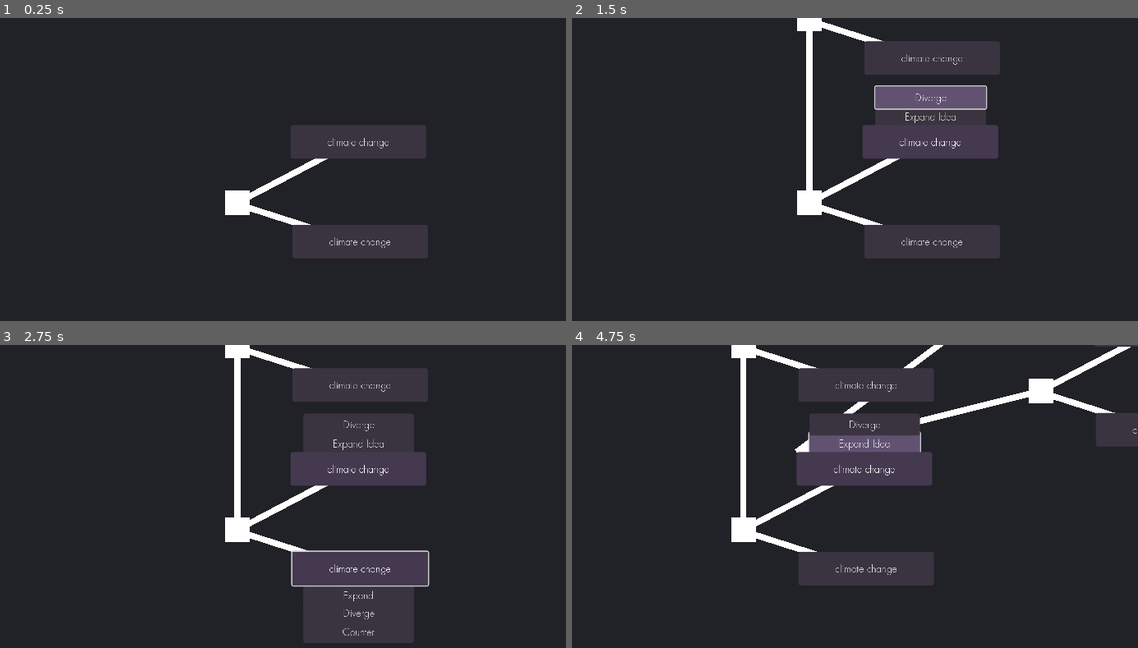
Above: before the commit, frames 1-4 (two rows, left to right).
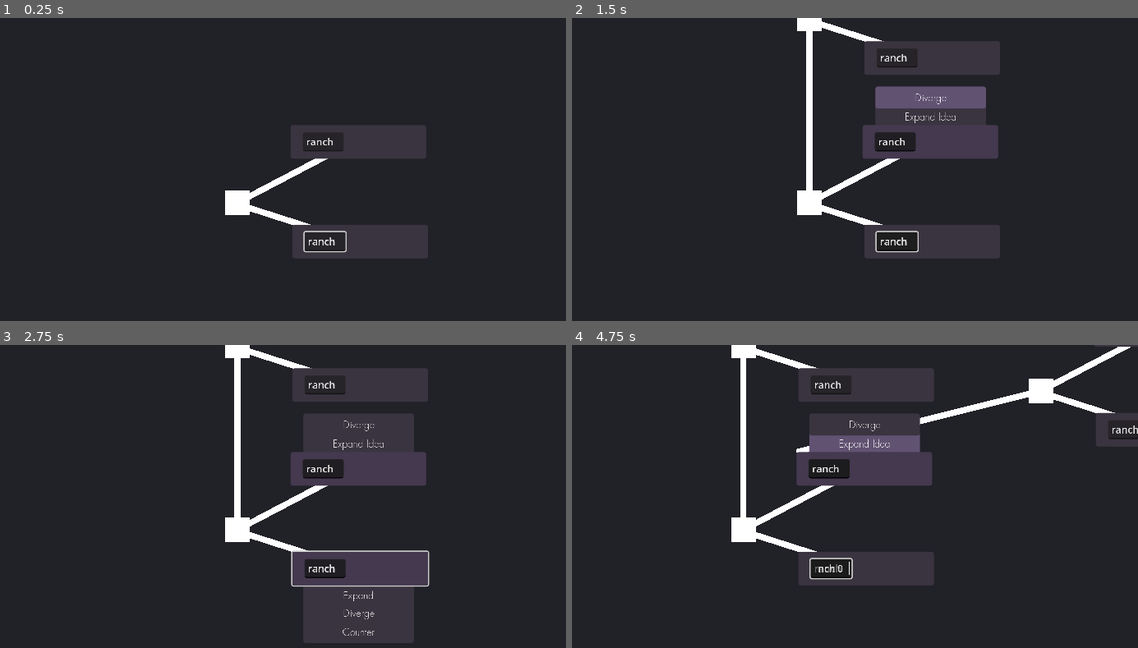
Above: after the commit, the same moments.

Repository: eqgy/understandingtree
Game: Godot game, scene res://understanding tree.tscn
Two runs of this game, one before a commit and one after it. Both use one fixed random seed, a clock stepped at 60 frames per second and the inputs below.
Inputs (mouse positions are in pixels of both pictures, inside the frame that each line leads up to):
- Up to frame 1 (0.25 s): no input
- Up to frame 2 (1.5 s): click (928, 142) at 0.5 s; click "Diverge" at 1.25 s
- Up to frame 3 (2.75 s): click (362, 569) at 2 s, where only the run before the commit has a clickable "climate change"
- Up to frame 4 (4.75 s): click (934, 569) at 2.77 s; click "Expand Idea" at 3.5 s; tap Enter at 4.25 s; hold D (right) from 4.28 s (still down)

The runs differ from the first frame. In frame 1, 0.4% of the frame differs, in the area x 53-69%, y 39-78%; in frame 2, 1.5%; in frame 3, 1.1%; in frame 4, 1.6%, in the area x 39-100%, y 0-78%.

Commit message:
text_input

Diff:
--- /dev/null
+++ b/application iterations/iteration 1/Text.gd
@@ -0,0 +1,19 @@
+extends LineEdit
+class_name Text  # Make it reusable
+
+var input_text: String = ""  # Stores the current text
+
+func _ready():
+	grab_focus()  # Auto-focus when created
+	call_deferred("set_caret_column", len(text))  # Ensure caret starts at the end
+	text_changed.connect(_on_text_changed)
+	set_blinking(true)  # Enable blinking cursor
+
+func _on_text_changed(new_text: String):
+	input_text = new_text  # Store the text
+	print("Current input: ", input_text)  # Debugging
+
+# Function to enable cursor blinking
+func set_blinking(enabled: bool):
+	caret_blink = enabled  # Enable or disable blinking
+	caret_blink_interval = 0.5  # Adjust blink speed (default: 0.5 seconds)
--- a/application iterations/iteration 1/a node.tscn
+++ b/application iterations/iteration 1/a node.tscn
@@ -30,7 +30,6 @@
 size_flags_vertical = 4
 theme = ExtResource("1_ssop8")
 toggle_mode = true
-text = "climate change"
 script = ExtResource("2_g56ri")
 
 [node name="Line2D" type="Line2D" parent="title"]
@@ -113,7 +112,6 @@
 size_flags_vertical = 4
 theme = ExtResource("1_ssop8")
 toggle_mode = true
-text = "climate change"
 script = ExtResource("2_g56ri")
 
 [node name="Line2D" type="Line2D" parent="title2"]
--- a/application iterations/iteration 1/a_node.gd
+++ b/application iterations/iteration 1/a_node.gd
@@ -1,4 +1,5 @@
 extends Node2D
+
 var children = 0
 var problems = 0
 var solutions = 0
@@ -11,9 +12,10 @@
 
 @onready var parent
 signal problem_or_solution
-# Called when the node enters the scene tree for the first time.
+
 func _ready():
 	connect("problem_or_solution", _on_expand_pressed2)
+	add_custom_line_edit_to_child(2)  # <-- Highlighted change
 
 func add_line():
 	if parent == null:
@@ -28,32 +30,30 @@
 		if has_line == false:
 			if parent is Node2D && "too" in parent:
 				var line = Line2D.new()
-				line.add_point(Vector2(0,0)) #add a point at its initital position
-				#line.add_point(-position)
+				line.add_point(Vector2(0, 0)) # Add a point at its initial position
 				var new_x = position.x
 				var new_y = position.y - 10
-				var new_pos = Vector2(new_x,new_y)
+				var new_pos = Vector2(new_x, new_y)
 				line.add_point(-position)
-				line.z_index=-1
+				line.z_index = -1
 				add_child(line)
 			has_line = true
 
-
-# Called every frame. 'delta' is the elapsed time since the previous frame.
 func _process(delta):
-	if stop <=30:
+	if stop <= 30:
 		add_line()
-	pass
 
 func _on_addbranch_pressed():
 	var child = load("res://a node.tscn").instantiate()
-	var position_offset = Vector2(400*children, 20*children)
+	var position_offset = Vector2(400 * children, 20 * children)
 	child.position = position_offset
 	child.add_line()
 	children += 1
 	$title2.add_child(child)
+
+	# Add a CustomLineEdit to the child
+	add_custom_line_edit_to_child(2)  # <-- Highlighted change
 	print(children)
-	pass # Replace with function body.
 
 func _on_expand_pressed2(arg):
 	var child = load("res://a node.tscn").instantiate()
@@ -62,35 +62,41 @@
 		off_set_weight = problems
 	else:
 		off_set_weight = solutions
-	var position_offset = Vector2(400, arg*100 + 200*off_set_weight*arg) #100 is the length of the button
+	var position_offset = Vector2(400, arg * 100 + 200 * off_set_weight * arg) # 100 is the length of the button
 	child.position = position_offset
-	#child.position.y += 100*children
-	#child.position.x  += 400
 	child.add_line()
-	if arg == 1: #if it is a problem add the child to title2
+	if arg == 1: # If it is a problem, add the child to title2
 		$title2.add_child(child)
-		problems +=1
-	else: #If it is a solution add the child to title
+		problems += 1
+	else: # If it is a solution, add the child to title
 		$title.add_child(child)
-		solutions +=1
+		solutions += 1
+
+	# Add a CustomLineEdit to the child
+	add_custom_line_edit_to_child(2)  # <-- Highlighted change
 	print(children)
 
-#DIVERING BRANCH FUNCTIONS
 func problem_diverge():
 	var child = load("res://a node.tscn").instantiate()
-	var position_offset = Vector2(0, 300 + 200*prob_diverges)
+	var position_offset = Vector2(0, 300 + 200 * prob_diverges)
 	child.position = position_offset
 	child.add_line()
 	add_child(child)
-	prob_diverges +=1
+	prob_diverges += 1
+
+	# Add a CustomLineEdit to the child
+	add_custom_line_edit_to_child(2)  # <-- Highlighted change
 
 func solution_diverge():
 	var child = load("res://a node.tscn").instantiate()
-	var position_offset = Vector2(0, -300 -200*solution_diverges)
+	var position_offset = Vector2(0, -300 - 200 * solution_diverges)
 	child.position = position_offset
 	child.add_line()
 	add_child(child)
-	solution_diverges +=1
+	solution_diverges += 1
+
+	# Add a CustomLineEdit to the child
+	add_custom_line_edit_to_child(2)  # <-- Highlighted change
 
 func problem_expand():
 	emit_signal("problem_or_solution", 1)
@@ -98,9 +104,25 @@
 func solution_expand():
 	emit_signal("problem_or_solution", -1)
 
+# Helper function to add a CustomLineEdit to a child
+# Function to add a CustomLineEdit to the corresponding title parent
+func add_custom_line_edit_to_child(num):
+
+	if num == 2:
+		var custom_line_edit = Text.new()  # Create an instance of CustomLineEdit
+		custom_line_edit.text = "Branch " + str(children)  # Set default text
+		custom_line_edit.position = Vector2(20, 12)  # Position it above the title
+		$title.add_child(custom_line_edit)  # Attach it to title
+
+		var custom_line_edit2 = Text.new()  # Create an instance of CustomLineEdit
+		custom_line_edit2.text = "Branch " + str(children)  # Set default text
+		custom_line_edit2.position = Vector2(20, 12)  # Position it above the title
+		$title2.add_child(custom_line_edit2)  # Attach it to title2
+
+		custom_line_edit.z_index = 10  # Ensure it is drawn above other elements
+		custom_line_edit2.z_index = 10  # Ensure it is drawn above other elements
 func _on_button_toggled(toggled_on):
-	pass # Replace with function body.
-
+	pass
 
 func _on_expand_idea_pressed2() -> void:
-	pass # Replace with function body.
+	pass
--- /dev/null
+++ b/application iterations/iteration 1/branch.gd
@@ -0,0 +1,25 @@
+extends Node2D
+
+# The LineEdit node
+@onready var line_edit: LineEdit = $LineEdit
+
+# The String variable to store the text value
+var text_value: String = ""
+
+func _ready():
+	# Connect the LineEdit's text_changed signal to update the text_value
+	line_edit.text_changed.connect(_on_line_edit_text_changed)
+
+# When the LineEdit text changes, update the text_value
+func _on_line_edit_text_changed(new_text: String):
+	text_value = new_text
+	print("Text updated: ", text_value)
+
+# Function to set the initial text
+func set_initial_text(text: String):
+	line_edit.text = text
+	text_value = text
+
+# Function to get the current text
+func get_text() -> String:
+	return text_value
